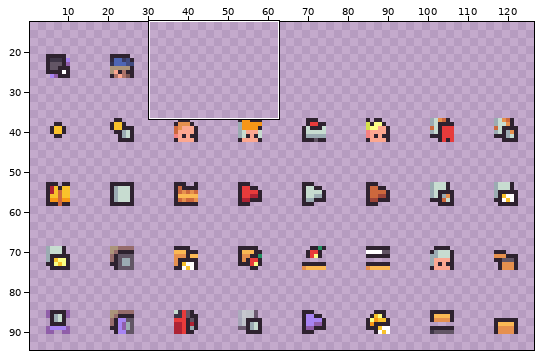
One commit to this sprite sheet: Projects/TastyRoad/Assets/Sprites/Dialog_Icons.png. The first picture is a wide view before the edit; the outline marks the close-up.
Close-up. Before the edit:
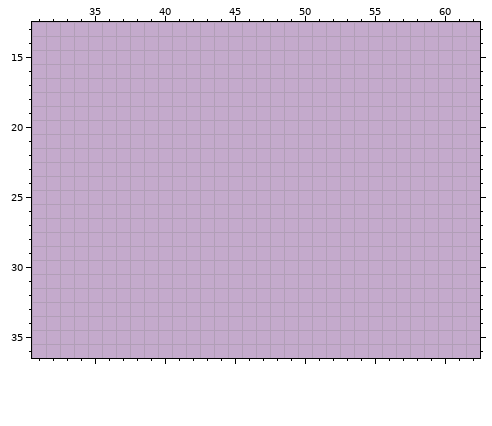
The file is 128x96 pixels. Shown: x 31..62, y 13..36. The wide view leaves out empty margins.
The same view after the edit:
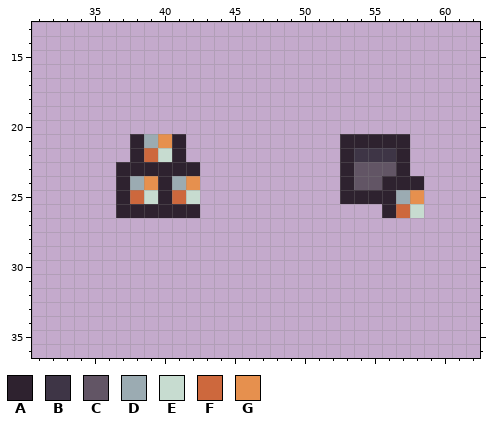
Palette (. is transparent): A #2e222f  B #3e3546  C #625565  D #9babb2  E #c7dcd0  F #cd683d  G #e6904e
Diff:
@@ x 31..62 @@
 20 ................................
-21 ................................
-22 ................................
-23 ................................
-24 ................................
-25 ................................
-26 ................................
+21 .......ADGA...........AAAAA.....
+22 .......AFEA...........ABBBA.....
+23 ......AAAAAA..........ACCCA.....
+24 ......ADGADG..........ACCAAA....
+25 ......AFEAFE..........AAAADG....
+26 ......AAAAAA.............AFE....
 27 ................................
Pixel boxes of the changes (left, top, right, bottom) in both close-ups:
added: (116, 134, 200, 218)
added: (340, 134, 424, 218)
